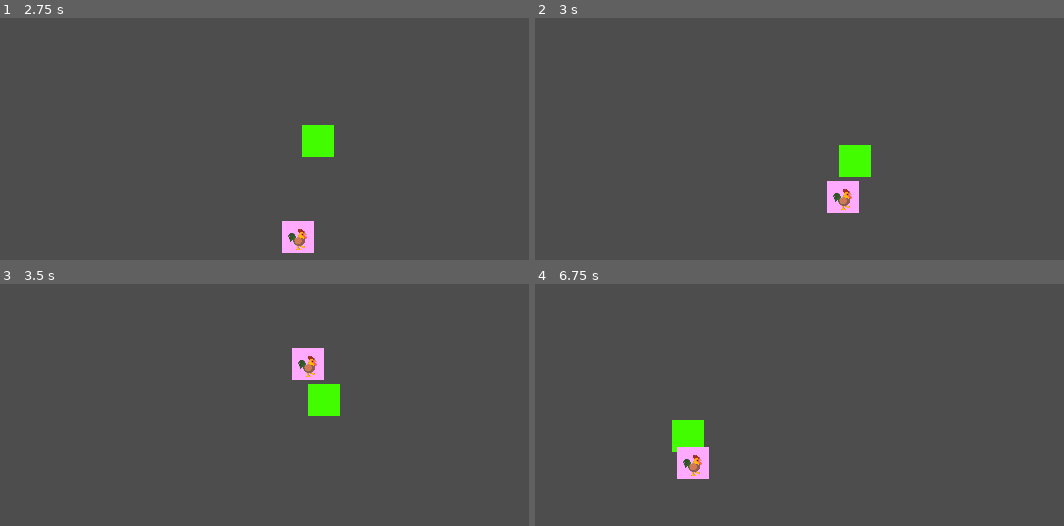
Above: before the commit, frames 1-4 (two rows, left to right).
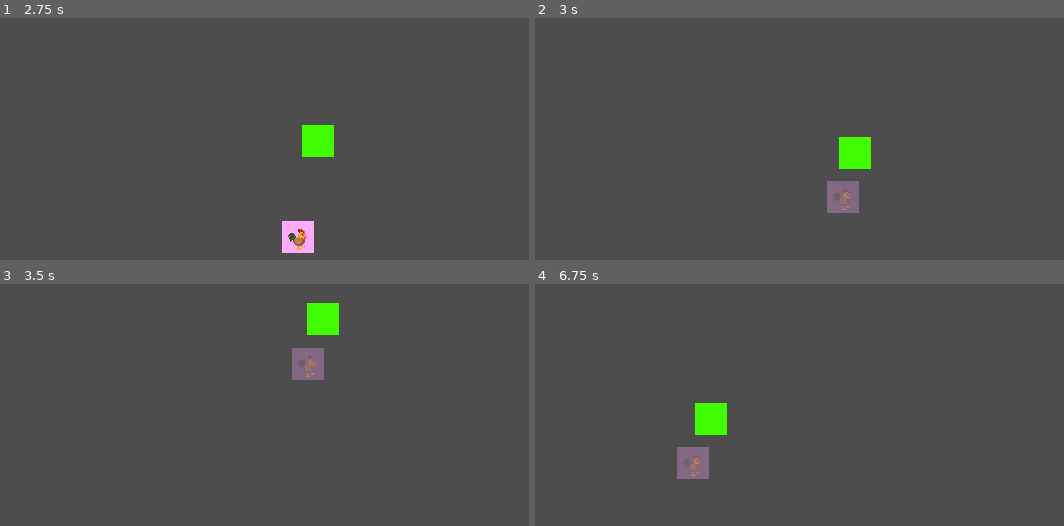
Above: after the commit, the same moments.

Repository: thejoshyee/sarimanok-game
Game: Godot game, scene res://scenes/tests/test_enemy_movement.tscn
Same seed, same stepped clock (60 frames per second), same inputs: the game is played once before the commit and once after it. This scene is started directly instead of the project's main scene.
Inputs:
- Up to frame 1 (2.75 s): tap Enter (ui_accept) at 0.5, 0.77, 1.52 s; hold Right (move_right) 0.53-1.28 s; hold S (move_down) 1.28-2.03 s; hold Right (move_right) from 2.03 s (still down)
- Up to frame 2 (3 s): release Right (move_right) at 2.78 s; hold Up (move_up) from 2.78 s (still down)
- Up to frame 3 (3.5 s): keep holding Up (move_up); tap Enter (ui_accept) at 3.02 s
- Up to frame 4 (6.75 s): release Up (move_up) at 3.53 s; hold A (move_left) 3.53-5.03 s; tap Enter (ui_accept) at 3.77, 4.52, 6.02 s; hold S (move_down) 5.03-5.78 s; hold Right (move_right) 5.78-6.53 s; hold Up (move_up) from 6.53 s (still down)

Frame 1 is identical in both runs. In frame 2, 1.2% of the frame differs, in the area x 55-64%, y 49-81%; in frame 3, 2.4%, in the area x 55-65%, y 7-55%; in frame 4, 2.1%.

Commit message:
fix enemy base node to proper body node for enemy detection and fixed group name for enemy

Diff:
--- a/game/scenes/enemies/duwende/enemy_duwende.tscn
+++ b/game/scenes/enemies/duwende/enemy_duwende.tscn
@@ -5,7 +5,7 @@
 [sub_resource type="CircleShape2D" id="CircleShape2D_bvohl"]
 radius = 16.0
 
-[node name="EnemyDuwende" type="Area2D" groups=["enemy"]]
+[node name="EnemyDuwende" type="CharacterBody2D" groups=["enemy"]]
 collision_layer = 2
 script = ExtResource("1_tyx3a")
 
--- a/game/scripts/enemies/enemy_duwende.gd
+++ b/game/scripts/enemies/enemy_duwende.gd
@@ -1,12 +1,21 @@
-extends Area2D
+extends CharacterBody2D
 
 
 # Movement speed in pixels per second
 @export var base_speed: float = 80.0
 var speed: float = base_speed
 
+# Damage and HP Stats for scaling
+@export var base_damage: int = 5
+@export var base_max_hp: int = 10
+var damage: int = base_damage
+var hp: int = base_max_hp
+
 # reference to the player node
 @onready var player: Node2D = get_tree().get_first_node_in_group("player")
+
+func _ready() -> void:
+	add_to_group("enemies") # add to group for player damage detection
 
 func _physics_process(_delta: float) -> void:
 	# safety check: stop if player doesn't exist
@@ -16,6 +25,6 @@
 	# calculate direction vector from enemy to player
 	var direction: Vector2 = (player.global_position - global_position).normalized()
 
-	# move the enemy toward the player
-	global_position += direction * speed * _delta
-	# print("Direction: ", direction, " | Position: ", global_position)
+	# Set velocity and move using CharacterBody2D's built-in method
+	velocity = direction * speed
+	move_and_slide()
